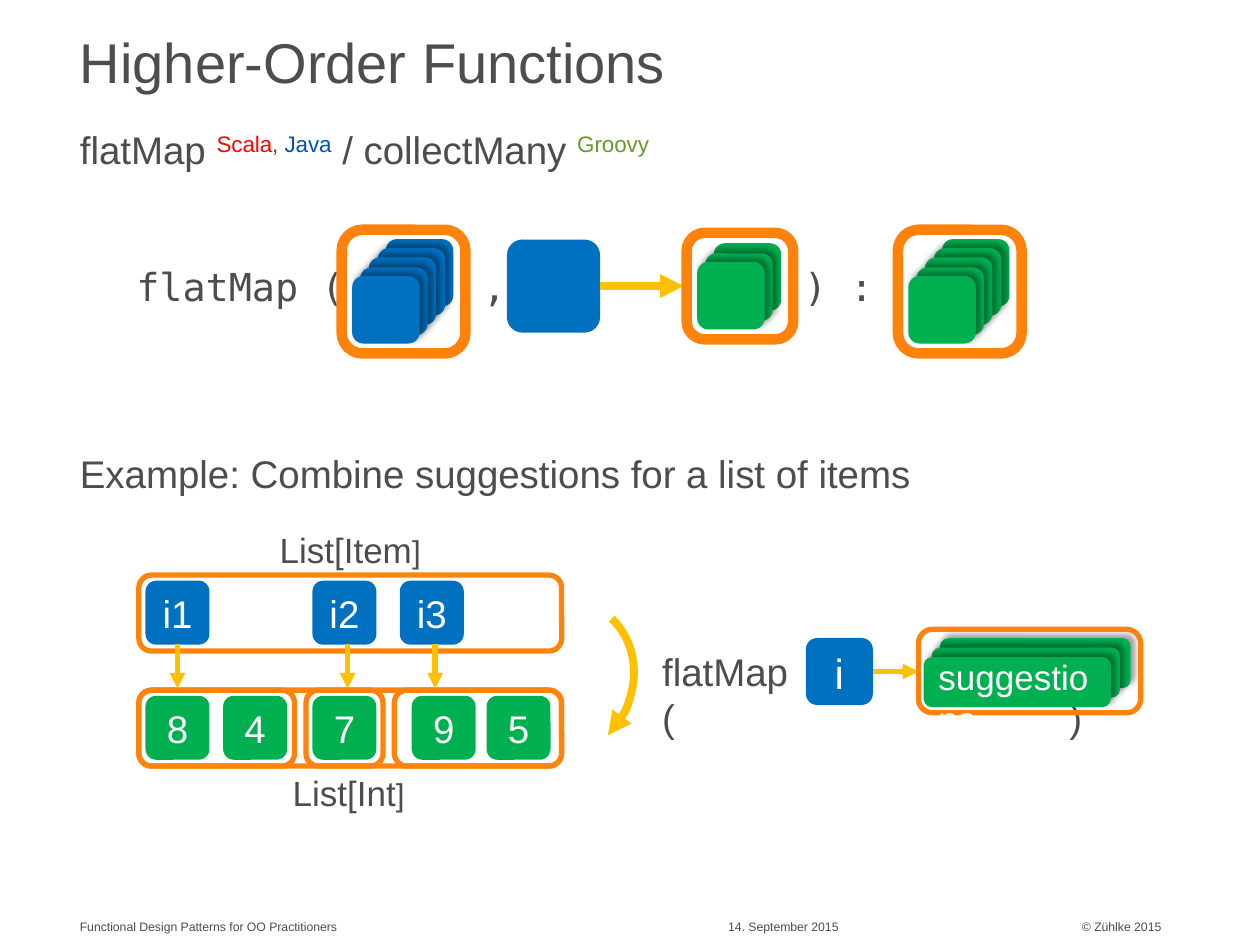
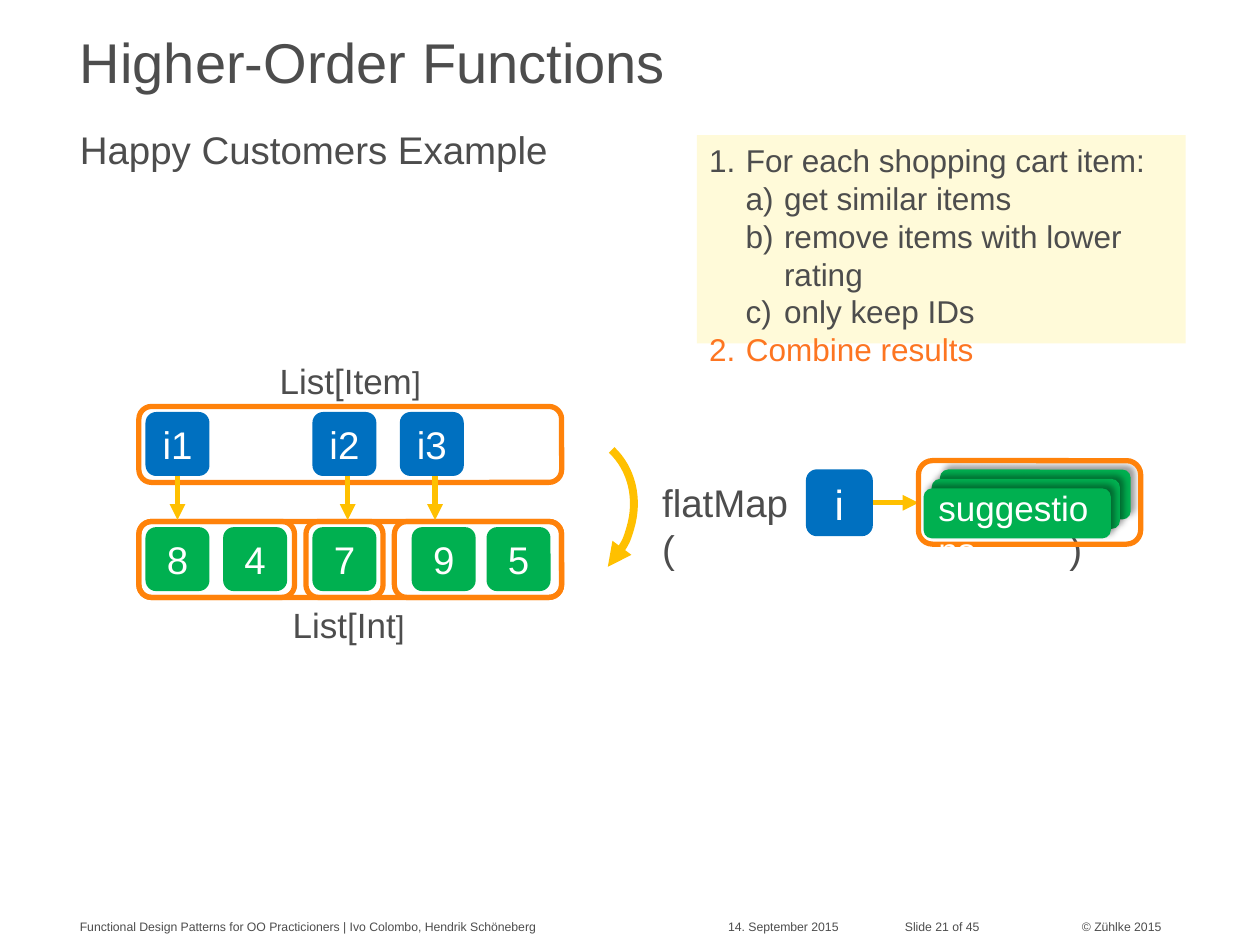
Before and after one commit to aax/zdays-fp-patterns, a slide deck: slide 21 of Functional Design Patterns for OO Practitioners.pptx (slide 12 before the commit). Drawn at 1260x945 pixels with LibreOffice and Linux fonts; fonts in the diff are those of the drawing. Boxes give left, top, right and bottom in pixels: in the first picture for what was removed or moved away, otherwise in the second. Text is boxed around its words. In the diff, an @@ line names an element or a change of style, - is before the commit and + after.

```diff
--- a/Functional Design Patterns for OO Practitioners.pptx
+++ b/Functional Design Patterns for OO Practitioners.pptx
@@ text at box(80, 136, 548, 172): text changed @@
-flatMap Scala, Java / collectMany Groovy
+Happy Customers Example
@@ rectangle added at box(697, 135, 1186, 343), fill #FFFAD9, 18 pt, text #4D4D4D @@
+1. For each shopping cart item:
+  a) get similar items
+  b) remove items with lower rating
+  c) only keep IDs
+2. Combine results
@@ group removed at box(136, 229, 1022, 353): 17 rounded rectangles, 1 arrow, 1 text @@
-flatMap ( , ) :
@@ rounded rectangle: place and size @@
-rounded rectangle at box(139, 690, 562, 766)
+rounded rectangle at box(139, 407, 562, 483)
@@ text removed at box(80, 460, 911, 496) @@
-Example: Combine suggestions for a list of items
@@ 14 rounded rectangles, 13 texts, 4 arrows, 1 arc (boxed as its full ellipse): place and size @@
-14 rounded rectangles, 13 texts, 4 arrows, 1 arc (boxed as its full ellipse) at box(139, 537, 1140, 813)
+14 rounded rectangles, 13 texts, 4 arrows, 1 arc (boxed as its full ellipse) at box(139, 368, 1140, 644)
@@ rounded rectangle: place and size @@
-rounded rectangle at box(924, 658, 1111, 708)
+rounded rectangle at box(940, 470, 1130, 520)
@@ rounded rectangle: place and size @@
-rounded rectangle at box(940, 638, 1130, 688)
+rounded rectangle at box(924, 489, 1111, 539)
@@ rounded rectangle: place and size @@
-rounded rectangle at box(139, 575, 562, 650)
+rounded rectangle at box(139, 522, 562, 597)
@@ text at box(80, 922, 536, 934): text changed @@
-Functional Design Patterns for OO Practitioners
+Functional Design Patterns for OO Practicioners | Ivo Colombo, Hendrik Schöneberg
@@ text added at box(905, 922, 980, 931), 7 pt, text #4D4D4D @@
+Slide 21 of 45
```
Also in this commit, not shown: 23 other slides changed, 21 slides added, 2 other files.
